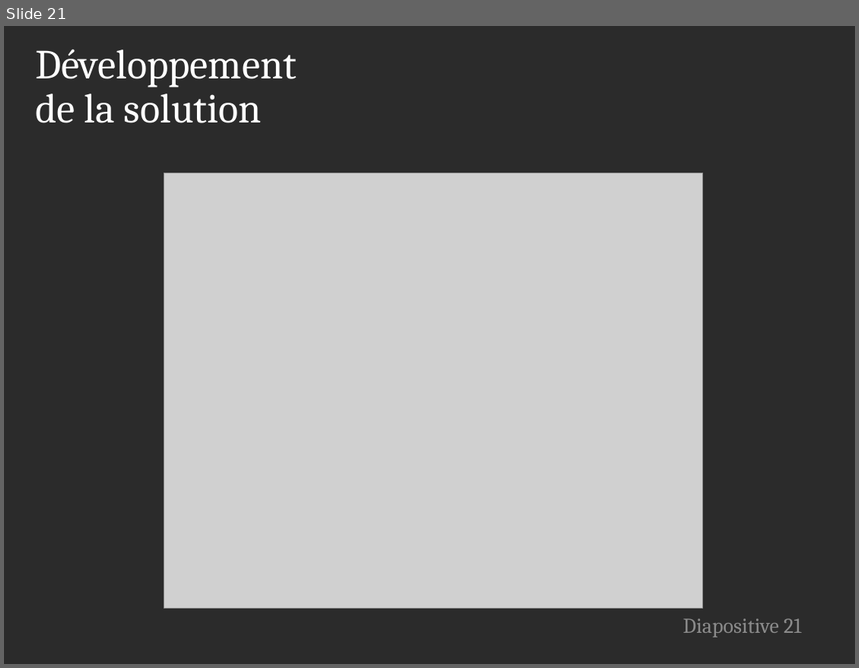
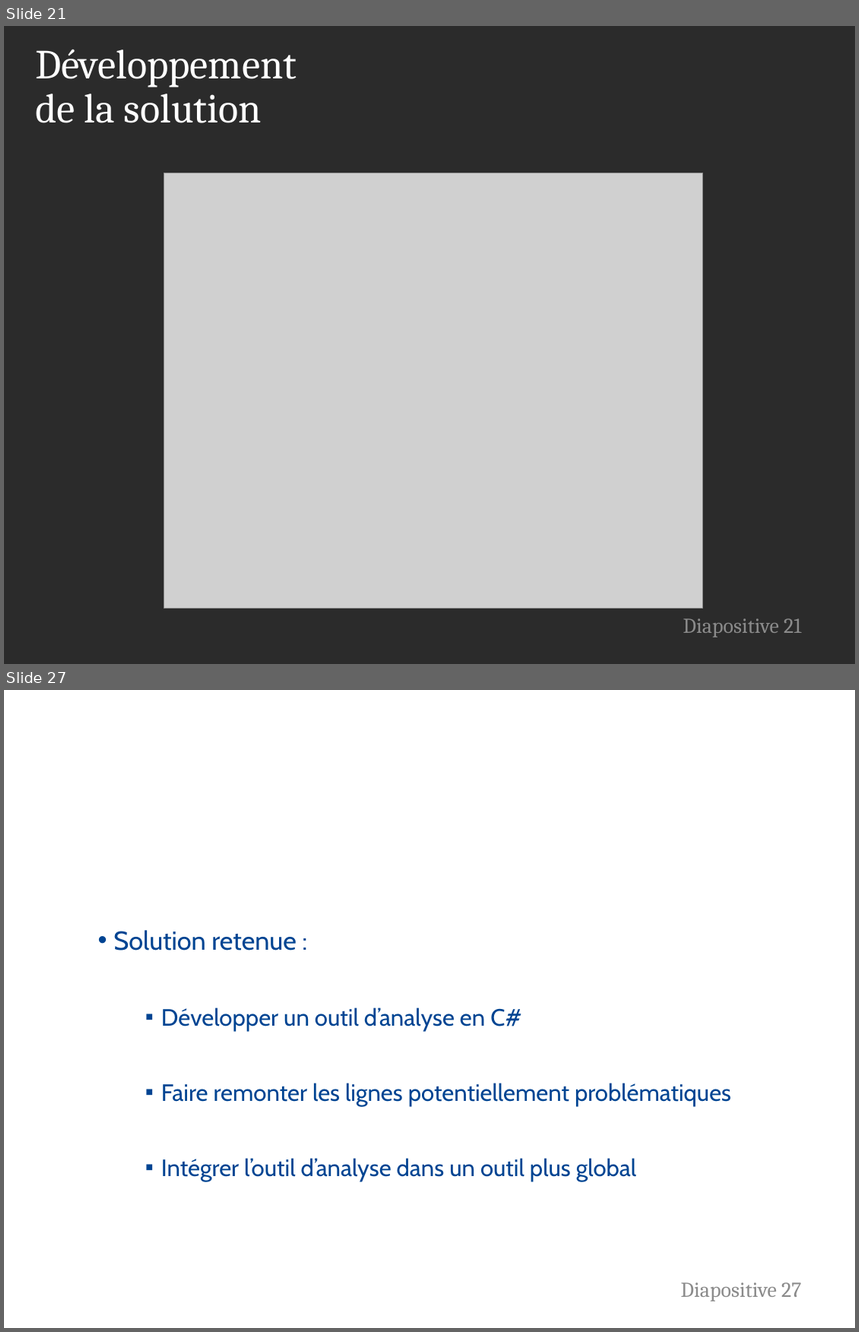
Before and after one commit to FlorentALAPETITE/Rapport_Stage_2017, a slide deck: Soutenance_Stage.pptx. Shown one above the other, each under a label of ours: slide 21 before the commit, slides 21 and 27 after it; the slides between them are not shown. The pictures are 859x668 and 859x1332 pixels, drawn with LibreOffice and Linux fonts; fonts in the diff are those of the drawing; grey boxes stand for pictures; background and template pictures are left out; a plain dark background stands for a picture behind light text. Boxes give left, top, right and bottom in pixels: in the first picture for what was removed or moved away, otherwise in the second. Text is boxed around its words. In the diff, an @@ line names an element or a change of style, - is before the commit and + after.

```diff
--- a/Soutenance_Stage.pptx
+++ b/Soutenance_Stage.pptx
@@ slide 27 added at box(4, 690, 855, 1328), background picture (left out) @@
@@ title added at box(27, 690, 618, 812), 35 pt, text #FFFFFF @@
+Développement
+de la solution
@@ text added at box(113, 930, 296, 951), 22 pt, text #004492 @@
+• Solution retenue :
@@ text added at box(161, 1008, 731, 1182), 20 pt, text #004492 @@
+  ▪ Développer un outil d’analyse en C#
+  ▪ Faire remonter les lignes potentiellement problématiques
+  ▪ Intégrer l’outil d’analyse dans un outil plus global
@@ page number added at box(681, 1283, 801, 1302), 18 pt, text #8C8C8C @@
+Diapositive 27
```
Also in this commit, not shown: 1 slide changed, 5 other slides added, 5 other files.
